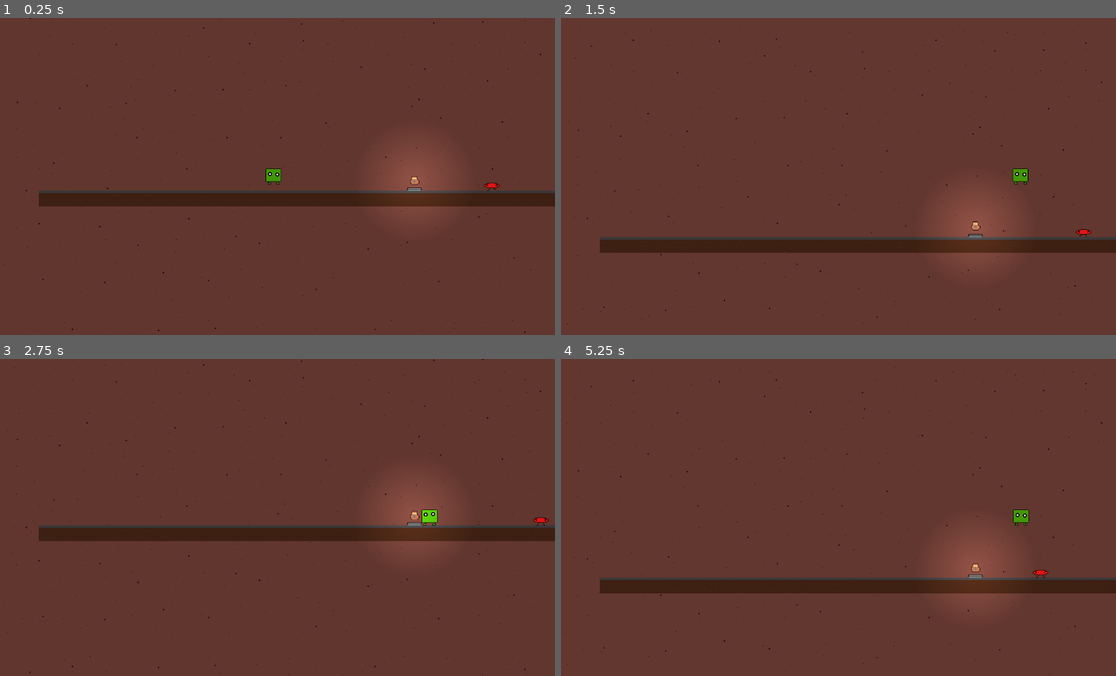
Above: before the commit, frames 1-4 (two rows, left to right).
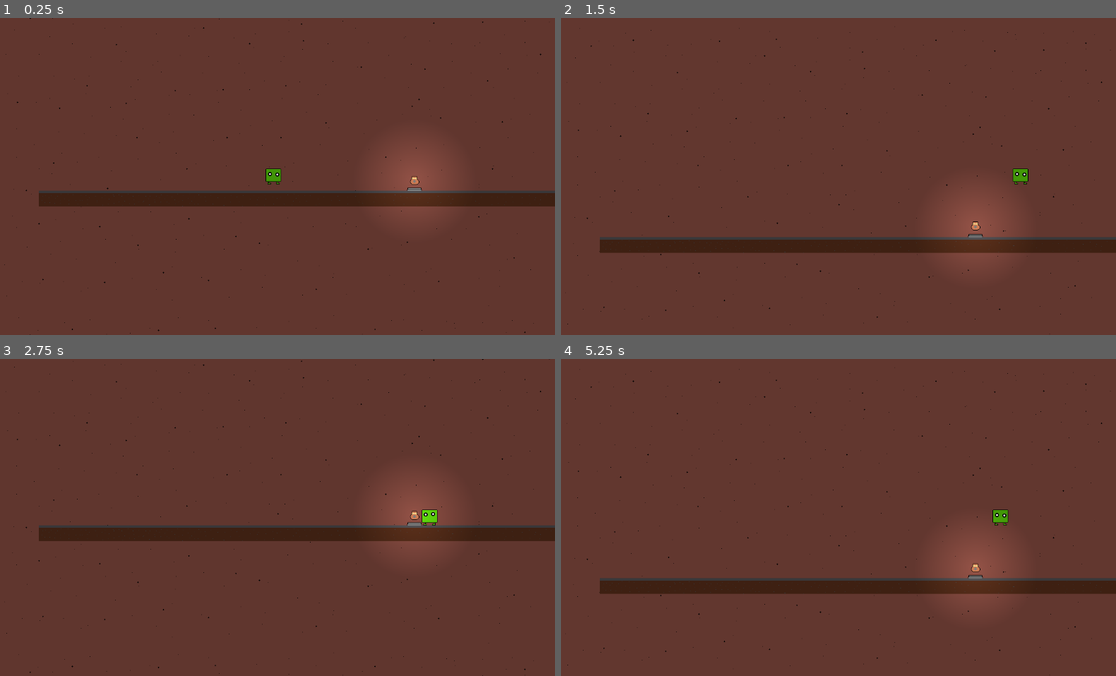
Above: after the commit, the same moments.

Repository: pres2300/ludum_dare_57
Game: Godot game, scene res://levels/level_base.tscn
Same seed, same stepped clock (60 frames per second), same inputs: the game is played once before the commit and once after it. Sound files missing from this copy of the repository are replaced by a short silence.
Inputs (mouse positions are in pixels of both pictures, inside the frame that each line leads up to):
- Up to frame 1 (0.25 s): no input
- Up to frame 2 (1.5 s): move the mouse to (960, 160) at 0.52 s; press the mouse at (960, 160) at 0.53 s; hold Right (ui_right) from 0.53 s (still down); tap Space (jump) at 0.77 s; move the mouse to (721, 192) at 1.27 s; release the mouse at (721, 192) at 1.28 s; click (721, 192) at 1.35 s
- Up to frame 3 (2.75 s): tap Space (jump) at 1.52 s; move the mouse to (327, 447) at 2.02 s; release Right (ui_right) at 2.03 s; press the mouse at (327, 447) at 2.03 s; hold Left (ui_left) from 2.03 s (still down)
- Up to frame 4 (5.25 s): move the mouse to (805, 580) at 2.77 s; release Left (ui_left) at 2.78 s; release the mouse at (805, 580) at 2.78 s; hold Right (ui_right) 2.78-4.28 s; click (805, 580) at 2.85 s; tap Space (jump) at 3.02, 3.77, 4.52 s; move the mouse to (1005, 565) at 3.52 s; press the mouse at (1005, 565) at 3.53 s; move the mouse to (666, 469) at 4.27 s; release the mouse at (666, 469) at 4.28 s; hold Left (ui_left) 4.28-5.03 s; click (666, 469) at 4.35 s; move the mouse to (860, 517) at 5.02 s; press the mouse at (860, 517) at 5.03 s; hold Right (ui_right) from 5.03 s (still down)

The runs differ from the first frame. In frame 1, less than 0.1% of the frame differs, in the area x 87-91%, y 51-55%; in frame 2, less than 0.1%; in frame 3, less than 0.1%; in frame 4, 0.7%, in the area x 0-100%, y 2-100%.

Commit message:
medium enemy, added some damage handling, demon gets slowed when hit

Diff:
--- a/baddies/demon.gd
+++ b/baddies/demon.gd
@@ -1,17 +1,32 @@
 extends CharacterBody2D
 
-@export var move_speed : int = 300
+@export var fast_move_speed : int = 300
+@export var slow_move_speed : int = 100
+@export var slow_time : int = 2 # seconds
+
+var move_speed = fast_move_speed
 
 var can_move: bool = false
 var target = null
 
+var slow_timer = Timer.new()
+
 func take_damage():
-	print("demon take damage")
+	move_speed = slow_move_speed
+	slow_timer.start(slow_time)
 
 func spawn():
 	# The demon already exists, but this gets it moving and chasing
 	target = get_tree().get_first_node_in_group("player")
 	can_move = true
+
+func _slow_timer_timeout():
+	move_speed = fast_move_speed
+
+func _ready():
+	slow_timer.process_mode = Node.PROCESS_MODE_PAUSABLE
+	add_child(slow_timer)
+	slow_timer.timeout.connect(_slow_timer_timeout)
 
 func _physics_process(_delta):
 	if can_move and is_instance_valid(target):
--- a/baddies/demon.tscn
+++ b/baddies/demon.tscn
@@ -9,6 +9,7 @@
 [node name="Demon" type="CharacterBody2D" groups=["enemy"]]
 collision_layer = 8
 collision_mask = 17
+motion_mode = 1
 script = ExtResource("1_grsrt")
 
 [node name="Sprite2D" type="Sprite2D" parent="."]
--- /dev/null
+++ b/baddies/medium_enemy.gd
@@ -0,0 +1,40 @@
+extends CharacterBody2D
+
+@export var speed = 300
+@export var gravity: float = 1000.0
+@export var health: int = 5
+
+@onready var death_sound = $DeathSound
+@onready var damage_sound = $DamageSound
+
+var facing = 1
+var can_move: bool = false
+var target = null
+
+func take_damage():
+	health -= 1
+
+	if health == 0:
+		death_sound.play()
+		await death_sound.finished
+		queue_free()
+	else:
+		damage_sound.play()
+
+func _physics_process(delta):
+	velocity.y += gravity*delta
+
+	if can_move and is_instance_valid(target):
+		for i in get_slide_collision_count():
+			var collision = get_slide_collision(i)
+
+			if collision.get_collider().is_in_group("player"):
+				collision.get_collider().take_damage()
+
+		velocity.x = (global_position.direction_to(target.get_global_position())*speed).x
+
+	move_and_slide()
+
+func _on_visible_on_screen_notifier_2d_screen_entered() -> void:
+	target = get_tree().get_first_node_in_group("player")
+	can_move = true
--- /dev/null
+++ b/baddies/medium_enemy.tscn
@@ -0,0 +1,69 @@
+[gd_scene load_steps=11 format=3 uid="uid://vgqckn05vn5g"]
+
+[ext_resource type="Script" uid="uid://b2ublgphs4n7o" path="res://baddies/medium_enemy.gd" id="1_0x77p"]
+[ext_resource type="Texture2D" uid="uid://xk6slm58qyp7" path="res://assets/sprites/baddies/medium_enemy.png" id="1_714v4"]
+[ext_resource type="AudioStream" uid="uid://dk0541b4epqlf" path="res://assets/sounds/enemy_damage.mp3" id="3_dbd42"]
+[ext_resource type="AudioStream" uid="uid://c6snyfk0nchg4" path="res://assets/sounds/enemy_death.mp3" id="3_uqihb"]
+
+[sub_resource type="AtlasTexture" id="AtlasTexture_0x77p"]
+atlas = ExtResource("1_714v4")
+region = Rect2(0, 0, 32, 32)
+
+[sub_resource type="AtlasTexture" id="AtlasTexture_dbd42"]
+atlas = ExtResource("1_714v4")
+region = Rect2(32, 0, 32, 32)
+
+[sub_resource type="AtlasTexture" id="AtlasTexture_uqihb"]
+atlas = ExtResource("1_714v4")
+region = Rect2(64, 0, 32, 32)
+
+[sub_resource type="AtlasTexture" id="AtlasTexture_ns44o"]
+atlas = ExtResource("1_714v4")
+region = Rect2(96, 0, 32, 32)
+
+[sub_resource type="SpriteFrames" id="SpriteFrames_kd6y4"]
+animations = [{
+"frames": [{
+"duration": 1.0,
+"texture": SubResource("AtlasTexture_0x77p")
+}, {
+"duration": 1.0,
+"texture": SubResource("AtlasTexture_dbd42")
+}, {
+"duration": 1.0,
+"texture": SubResource("AtlasTexture_uqihb")
+}, {
+"duration": 1.0,
+"texture": SubResource("AtlasTexture_ns44o")
+}],
+"loop": true,
+"name": &"default",
+"speed": 5.0
+}]
+
+[sub_resource type="RectangleShape2D" id="RectangleShape2D_714v4"]
+size = Vector2(32, 25)
+
+[node name="MediumEnemy" type="CharacterBody2D" groups=["enemy"]]
+collision_layer = 8
+collision_mask = 53
+script = ExtResource("1_0x77p")
+
+[node name="AnimatedSprite2D" type="AnimatedSprite2D" parent="." groups=["enemy"]]
+sprite_frames = SubResource("SpriteFrames_kd6y4")
+autoplay = "default"
+frame_progress = 0.9661
+
+[node name="CollisionShape2D" type="CollisionShape2D" parent="."]
+position = Vector2(0, 3.5)
+shape = SubResource("RectangleShape2D_714v4")
+
+[node name="DeathSound" type="AudioStreamPlayer2D" parent="."]
+stream = ExtResource("3_uqihb")
+
+[node name="DamageSound" type="AudioStreamPlayer2D" parent="."]
+stream = ExtResource("3_dbd42")
+
+[node name="VisibleOnScreenNotifier2D" type="VisibleOnScreenNotifier2D" parent="."]
+
+[connection signal="screen_entered" from="VisibleOnScreenNotifier2D" to="." method="_on_visible_on_screen_notifier_2d_screen_entered"]
--- a/baddies/simple_enemy.gd
+++ b/baddies/simple_enemy.gd
@@ -1,12 +1,23 @@
 extends CharacterBody2D
 
-@export var speed = 50
+@export var speed = 200
 @export var gravity: float = 1000.0
+@export var health: int = 5
+
+@onready var death_sound = $DeathSound
+@onready var damage_sound = $DamageSound
 
 var facing = 1
 
 func take_damage():
-	print("enemy take damage")
+	health -= 1
+
+	if health == 0:
+		death_sound.play()
+		await death_sound.finished
+		queue_free()
+	else:
+		damage_sound.play()
 
 func _physics_process(delta):
 	velocity.y += gravity*delta
@@ -23,6 +34,3 @@
 		if collision.get_normal().x != 0:
 			facing = sign(collision.get_normal().x)
 			velocity.y = -100
-
-	if position.y > 10000:
-		queue_free()
--- a/baddies/simple_enemy.tscn
+++ b/baddies/simple_enemy.tscn
@@ -1,7 +1,9 @@
-[gd_scene load_steps=9 format=3 uid="uid://44gfujrq8665"]
+[gd_scene load_steps=11 format=3 uid="uid://44gfujrq8665"]
 
 [ext_resource type="Script" uid="uid://d4b3p2odjjrod" path="res://baddies/simple_enemy.gd" id="1_dki5l"]
 [ext_resource type="Texture2D" uid="uid://coyopop1qoim5" path="res://assets/sprites/baddies/simple_enemy-Sheet.png" id="1_uki6r"]
+[ext_resource type="AudioStream" uid="uid://c6snyfk0nchg4" path="res://assets/sounds/enemy_death.mp3" id="3_x6cdd"]
+[ext_resource type="AudioStream" uid="uid://dk0541b4epqlf" path="res://assets/sounds/enemy_damage.mp3" id="4_a1jxy"]
 
 [sub_resource type="AtlasTexture" id="AtlasTexture_dki5l"]
 atlas = ExtResource("1_uki6r")
@@ -50,8 +52,14 @@
 [node name="AnimatedSprite2D" type="AnimatedSprite2D" parent="."]
 sprite_frames = SubResource("SpriteFrames_gh3k3")
 autoplay = "default"
-frame_progress = 0.44872
+frame_progress = 0.495435
 
 [node name="CollisionShape2D" type="CollisionShape2D" parent="."]
 position = Vector2(0, 4.5)
 shape = SubResource("RectangleShape2D_c6ofc")
+
+[node name="DeathSound" type="AudioStreamPlayer2D" parent="."]
+stream = ExtResource("3_x6cdd")
+
+[node name="DamageSound" type="AudioStreamPlayer2D" parent="."]
+stream = ExtResource("4_a1jxy")
--- a/levels/level_base.tscn
+++ b/levels/level_base.tscn
@@ -14,6 +14,7 @@
 [ext_resource type="PackedScene" uid="uid://iknltu4mxj2a" path="res://items/knife.tscn" id="12_6hf62"]
 [ext_resource type="PackedScene" uid="uid://bgawnhvhvgmyy" path="res://items/gun.tscn" id="13_kuw7y"]
 [ext_resource type="PackedScene" uid="uid://44gfujrq8665" path="res://baddies/simple_enemy.tscn" id="14_gei2l"]
+[ext_resource type="PackedScene" uid="uid://vgqckn05vn5g" path="res://baddies/medium_enemy.tscn" id="15_vy5pf"]
 
 [sub_resource type="Gradient" id="Gradient_p3adb"]
 colors = PackedColorArray(1, 1, 1, 1, 0, 0, 0, 1)
@@ -90,19 +91,19 @@
 position = Vector2(865, 431)
 
 [node name="ItemPedestal3" parent="." instance=ExtResource("6_ts4ud")]
-position = Vector2(508, 895)
+position = Vector2(532, 2743)
 
 [node name="Knife" parent="." instance=ExtResource("12_6hf62")]
-position = Vector2(508, 886)
+position = Vector2(532, 2734)
 
 [node name="ItemPedestal4" parent="." instance=ExtResource("6_ts4ud")]
-position = Vector2(792, 895)
+position = Vector2(626, 5329)
 
 [node name="Gun" parent="." instance=ExtResource("13_kuw7y")]
-position = Vector2(792, 883)
+position = Vector2(626, 5317)
 
 [node name="SimpleEnemy" parent="." instance=ExtResource("14_gei2l")]
-position = Vector2(1011, 434)
+position = Vector2(663, 1264)
 
 [node name="SimpleEnemy2" parent="." instance=ExtResource("14_gei2l")]
 position = Vector2(113, 883)
@@ -114,4 +115,58 @@
 position = Vector2(-1, 1)
 shape = SubResource("WorldBoundaryShape2D_gei2l")
 
+[node name="floor_le" parent="." instance=ExtResource("2_vmt1o")]
+position = Vector2(625, 1296)
+
+[node name="floor_re4" parent="." instance=ExtResource("3_da5si")]
+position = Vector2(527, 1750)
+
+[node name="floor_le2" parent="." instance=ExtResource("2_vmt1o")]
+position = Vector2(625, 2292)
+
+[node name="floor_re5" parent="." instance=ExtResource("3_da5si")]
+position = Vector2(528, 2764)
+
+[node name="floor_le3" parent="." instance=ExtResource("2_vmt1o")]
+position = Vector2(625, 3325)
+
+[node name="floor_re6" parent="." instance=ExtResource("3_da5si")]
+position = Vector2(530, 3798)
+
+[node name="floor_le4" parent="." instance=ExtResource("2_vmt1o")]
+position = Vector2(625, 4334)
+
+[node name="floor_re7" parent="." instance=ExtResource("3_da5si")]
+position = Vector2(528, 4790)
+
+[node name="floor_le5" parent="." instance=ExtResource("2_vmt1o")]
+position = Vector2(625, 5351)
+
+[node name="floor_re8" parent="." instance=ExtResource("3_da5si")]
+position = Vector2(530, 5824)
+
+[node name="floor_le6" parent="." instance=ExtResource("2_vmt1o")]
+position = Vector2(625, 6360)
+
+[node name="SimpleEnemy3" parent="." instance=ExtResource("14_gei2l")]
+position = Vector2(449, 1718)
+
+[node name="SimpleEnemy4" parent="." instance=ExtResource("14_gei2l")]
+position = Vector2(685, 2260)
+
+[node name="MediumEnemy" parent="." instance=ExtResource("15_vy5pf")]
+position = Vector2(623, 3293)
+
+[node name="MediumEnemy2" parent="." instance=ExtResource("15_vy5pf")]
+position = Vector2(530, 3766)
+
+[node name="MediumEnemy3" parent="." instance=ExtResource("15_vy5pf")]
+position = Vector2(626, 4302)
+
+[node name="MediumEnemy4" parent="." instance=ExtResource("15_vy5pf")]
+position = Vector2(526, 4758)
+
+[node name="SimpleEnemy5" parent="." instance=ExtResource("14_gei2l")]
+position = Vector2(258, 2731)
+
 [connection signal="body_entered" from="WinBoundary" to="." method="_on_win_boundary_body_entered"]
--- a/player/player.gd
+++ b/player/player.gd
@@ -3,6 +3,8 @@
 @export var gravity: float = 1000.0
 @export var move_speed: float = 400.0
 @export var jump_speed: float = -500.0
+
+@export var health: int = 10
 
 @export var has_jetpack: bool = false
 @export var has_bag_of_rocks: bool = false
@@ -33,9 +35,27 @@
 var attacking: bool = false
 var attack_timer = Timer.new()
 
+var i_frames_timer = Timer.new()
+var i_frames_timer_count = 2
+var can_take_damage = true
+
 const throw_rock_timeout: float = 1.0
 const swipe_knife_timeout: float = 0.5
 const gun_shoot_timeout: float = 0.1
+
+signal dead
+
+func take_damage():
+	if not can_take_damage:
+		return
+
+	can_take_damage = false
+	health -= 1
+	i_frames_timer.start(i_frames_timer_count)
+
+	if health <= 0:
+		print("DEAD")
+		dead.emit()
 
 func shoot_gun():
 	gun_sound.play()
@@ -164,6 +184,9 @@
 func _attack_timer_timeout():
 	attacking = false
 
+func _i_frames_timeout():
+	can_take_damage = true
+
 func _ready():
 	camera.limit_left = 0
 	camera.limit_right = get_viewport().get_visible_rect().size.x
@@ -172,6 +195,10 @@
 	attack_timer.process_mode = Node.PROCESS_MODE_PAUSABLE
 	add_child(attack_timer)
 	attack_timer.timeout.connect(_attack_timer_timeout)
+
+	i_frames_timer.process_mode = Node.PROCESS_MODE_PAUSABLE
+	add_child(i_frames_timer)
+	i_frames_timer.timeout.connect(_i_frames_timeout)
 
 func _physics_process(delta: float) -> void:
 	velocity.y += gravity*delta
--- a/player/player.tscn
+++ b/player/player.tscn
@@ -208,5 +208,6 @@
 
 [node name="ThrowRockSound" type="AudioStreamPlayer2D" parent="."]
 stream = ExtResource("9_hg6s5")
+volume_db = -3.747
 
 [connection signal="body_entered" from="KnifeEquipped" to="." method="_on_knife_equipped_body_entered"]
Not shown, added: assets/sounds/enemy_damage.mp3.import
Not shown, added: assets/sounds/enemy_death.mp3.import
Binary file added: assets/sprites/baddies/medium_enemy.png
Not shown, added: assets/sprites/baddies/medium_enemy.png.import
Not shown, added: baddies/medium_enemy.gd.uid
Not shown: 1 places in levels/level_base.tscn that only renumber resources
Not shown, added: assets/sounds/enemy_damage.mp3
Not shown, added: assets/sounds/enemy_death.mp3
